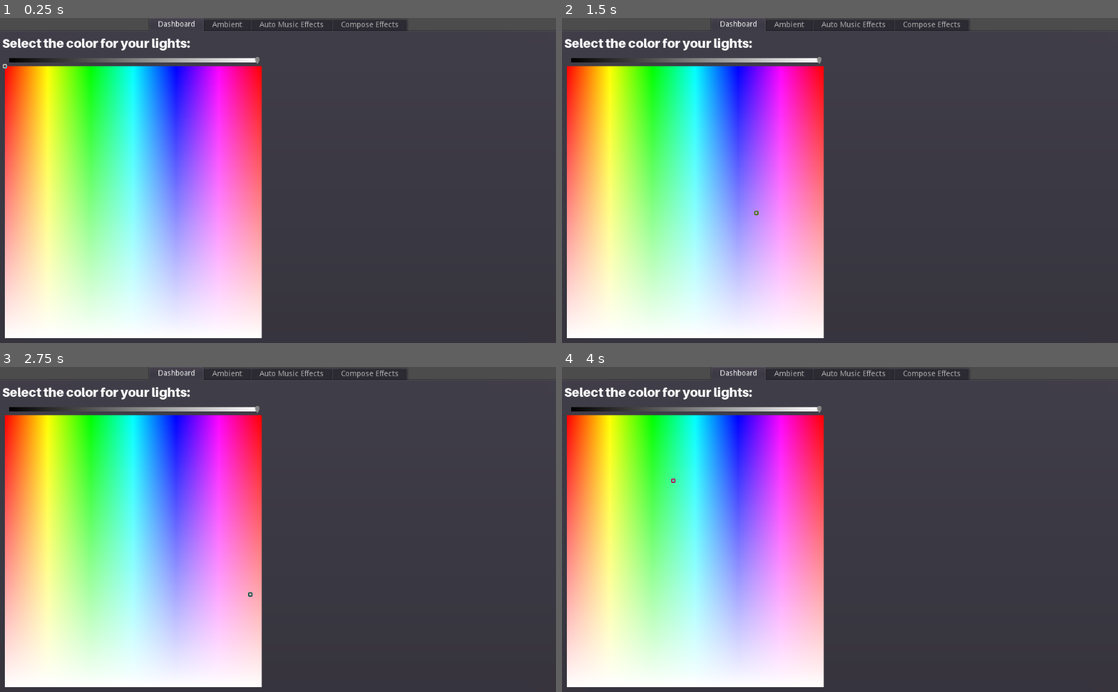
Above: before the commit, frames 1-4 (two rows, left to right).
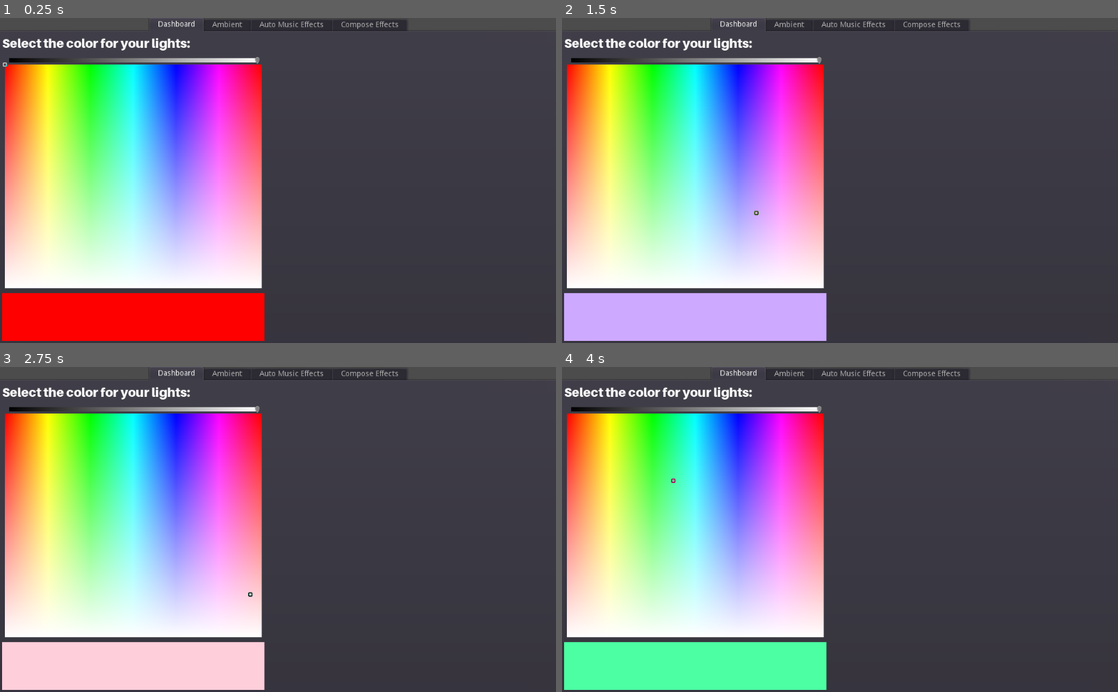
Above: after the commit, the same moments.

Repository: swip3798/BeatNeon
Game: Godot game, scene res://windows/MainScreen.tscn
Same seed, same stepped clock (60 frames per second), same inputs: the game is played once before the commit and once after it.
Inputs (mouse positions are in pixels of both pictures, inside the frame that each line leads up to):
- Up to frame 1 (0.25 s): no input
- Up to frame 2 (1.5 s): tap Enter (ui_accept) at 0.5, 1.25 s; drag from (695, 203) to (895, 109) at 0.52 s; drag from (728, 196) to (812, 245) at 1.27 s
- Up to frame 3 (2.75 s): tap Enter (ui_accept) at 2 s; move the mouse to (333, 458) at 2.02 s; click (333, 458) at 2.17 s
- Up to frame 4 (4 s): tap Enter (ui_accept) at 2.75, 3.5, 3.77 s; drag from (812, 594) to (673, 480) at 2.77 s; move the mouse to (1006, 578) at 3.52 s; click (1006, 578) at 3.67 s

The runs differ from the first frame. In frame 1, 24% of the frame differs, in the area x 0-48%, y 13-100%; in frame 2, 24%; in frame 3, 23%; in frame 4, 24%.
Error in both runs: Trying to assign value of type 'Control' to a variable of type 'Slider'. (res://widgets/ColorPicker.gd:11)

Commit message:
Added a color preview rect to dashboard

Diff:
--- a/windows/DashboardWindow.gd
+++ b/windows/DashboardWindow.gd
@@ -5,8 +5,6 @@
 var lights_color: Color
 var lights_brightness: float
 export var wait_until_send: float = 0.25
-
-var light_selector: OptionButton
 
 func _ready():
 	pass
@@ -27,3 +25,4 @@
 	lights_brightness = brightness
 	color_send = false
 	time_since_last_change = 0
+	$HSplitContainer/VBoxContainer/ColorRect.color = lights_color
--- a/windows/DashboardWindow.tscn
+++ b/windows/DashboardWindow.tscn
@@ -32,10 +32,18 @@
 anchor_bottom = 0.0
 margin_top = 33.0
 margin_right = 487.0
-margin_bottom = 600.0
+margin_bottom = 502.0
 size_flags_horizontal = 3
 size_flags_vertical = 3
 size_flags_stretch_ratio = 0.5
+
+[node name="ColorRect" type="ColorRect" parent="HSplitContainer/VBoxContainer"]
+margin_left = 7.0
+margin_top = 506.0
+margin_right = 482.0
+margin_bottom = 593.0
+size_flags_vertical = 3
+size_flags_stretch_ratio = 0.1
 
 [node name="GridContainer2" type="GridContainer" parent="HSplitContainer"]
 margin_left = 537.0
--- a/windows/MainScreen.tscn
+++ b/windows/MainScreen.tscn
@@ -21,7 +21,7 @@
 anchor_right = 1.0
 anchor_bottom = 1.0
 margin_left = 4.0
-margin_top = 24.0
+margin_top = 32.0
 margin_right = -4.0
 margin_bottom = -4.0
 
@@ -32,7 +32,7 @@
 anchor_right = 1.0
 anchor_bottom = 1.0
 margin_left = 4.0
-margin_top = 24.0
+margin_top = 32.0
 margin_right = -4.0
 margin_bottom = -4.0
 
@@ -43,7 +43,7 @@
 anchor_right = 1.0
 anchor_bottom = 1.0
 margin_left = 4.0
-margin_top = 24.0
+margin_top = 32.0
 margin_right = -4.0
 margin_bottom = -4.0
 
@@ -54,7 +54,7 @@
 anchor_right = 1.0
 anchor_bottom = 1.0
 margin_left = 4.0
-margin_top = 24.0
+margin_top = 32.0
 margin_right = -4.0
 margin_bottom = -4.0
 
Not shown, changed: export_presets.cfg
